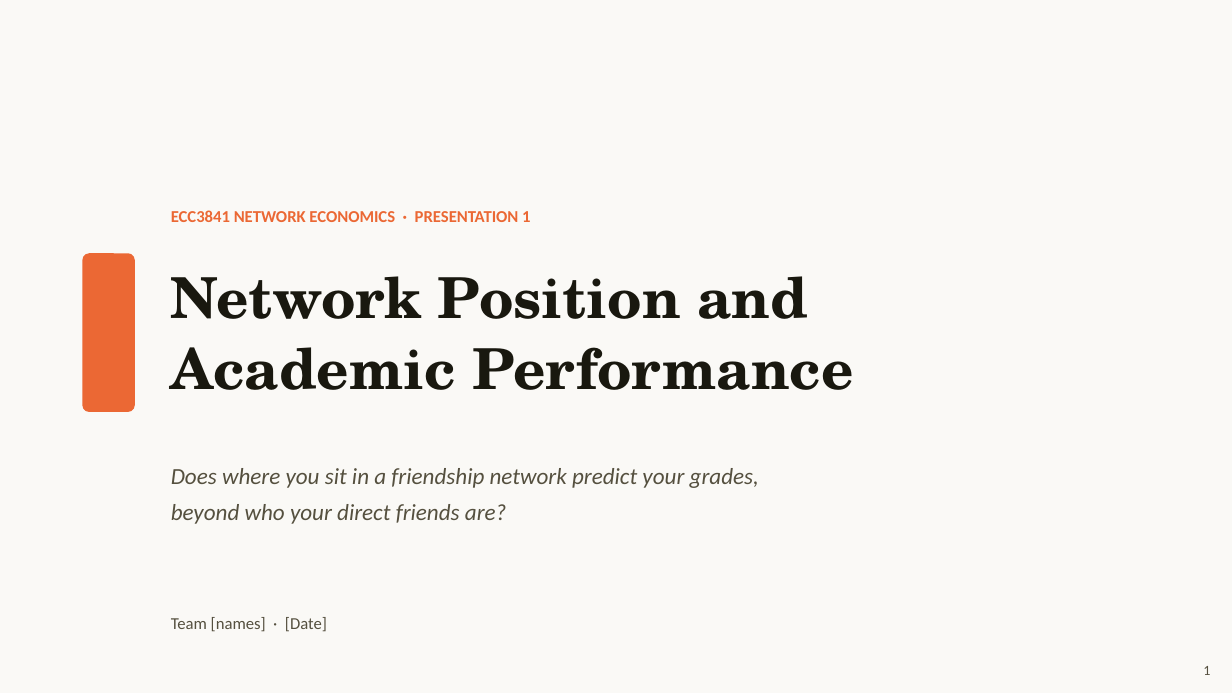
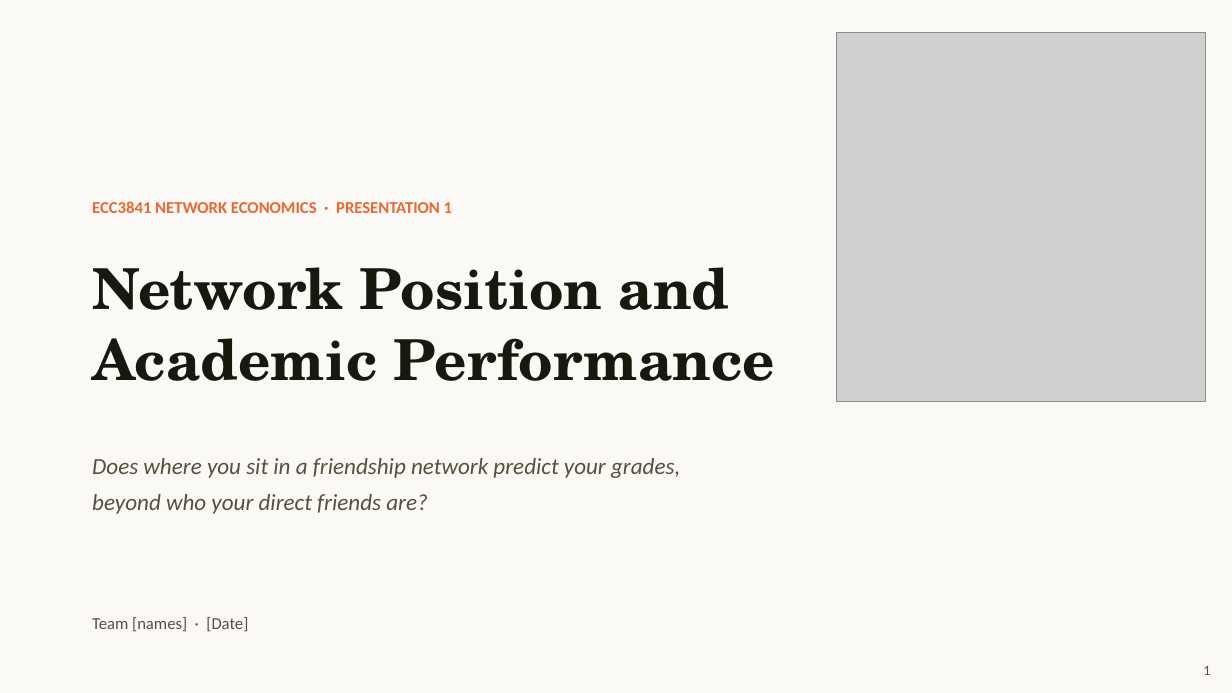
Before and after one commit to TingyingHuang/ECC3841-network-position-and-academic-performance, a slide deck: slide 1 of slides/Presentation1.pptx. Drawn at 1232x693 pixels with LibreOffice and Linux fonts; fonts in the diff are those of the drawing; grey boxes stand for pictures. Boxes give left, top, right and bottom in pixels: in the first picture for what was removed or moved away, otherwise in the second. Text is boxed around its words. In the diff, an @@ line names an element or a change of style, - is before the commit and + after.

```diff
--- a/slides/Presentation1.pptx
+++ b/slides/Presentation1.pptx
@@ picture added at (836,32,1206,402) @@
@@ text "ECC3841 NETWORK ECONOMICS · PRESENTATION ...": place and size @@
-text "ECC3841 NETWORK ECONOMICS · PRESENTATION ..." at (171,210,530,222)
+text "ECC3841 NETWORK ECONOMICS · PRESENTATION ..." at (92,201,452,213)
@@ text "Network Position and": place and size @@
-text "Network Position and" at (171,276,854,390)
+text "Network Position and" at (92,267,776,381)
@@ rounded rectangle removed at (83,254,134,411) @@
@@ text "Does where you sit in ...": place and size @@
-text "Does where you sit in ..." at (171,468,759,524)
+text "Does where you sit in ..." at (92,458,680,514)
@@ text "Team [names] · [Date]": place and size @@
-text "Team [names] · [Date]" at (171,617,327,632)
+text "Team [names] · [Date]" at (92,617,248,632)
```
Also in this commit, not shown: 1 other file.
